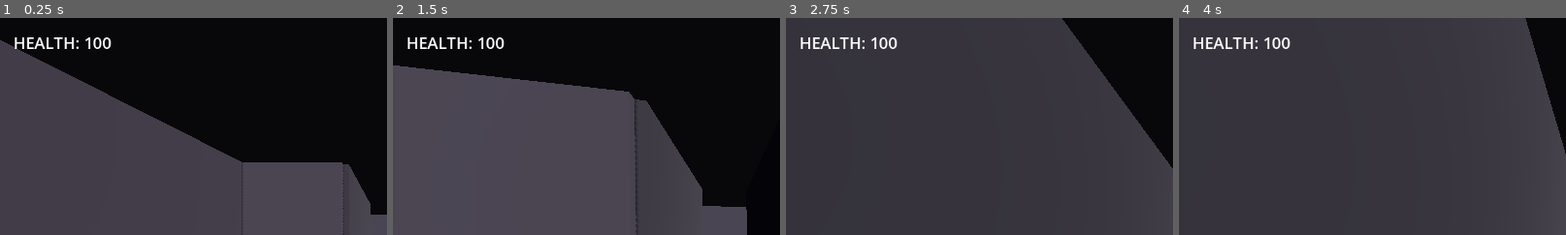
Above: before the commit, frames 1-4 (left to right).
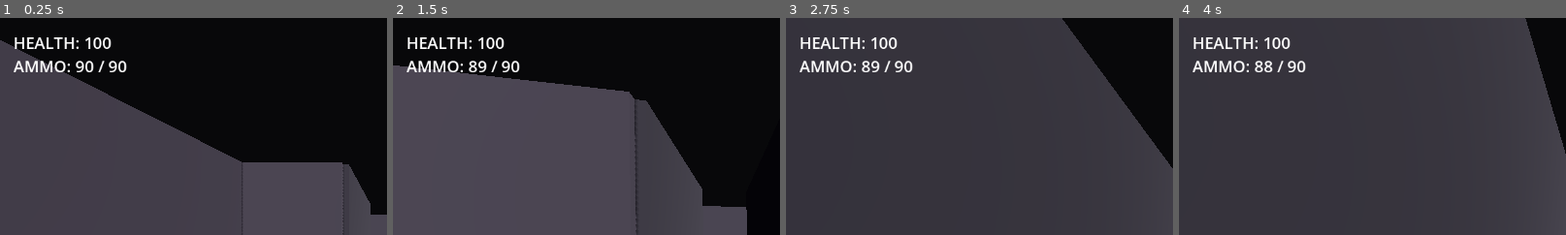
Above: after the commit, the same moments.

Repository: theKaganOz/the_seeds_of_the_future
Game: Godot game, scene res://scenes/Main.tscn
Same seed, same stepped clock (60 frames per second), same inputs: the game is played once before the commit and once after it.
Inputs (mouse positions are % of the whole screen's width and height, from its top left):
- Up to frame 1 (0.25 s): no input
- Up to frame 2 (1.5 s): tap Enter at 0.5 s; move the mouse to (49, 52) at 0.52 s; hold Ctrl (crouch) 0.53-1.28 s; hold W (move_forward) from 0.53 s (still down); tap Space (jump) at 0.77 s; move the mouse to (57, 51) at 1.27 s; click (57, 51) at 1.35 s
- Up to frame 3 (2.75 s): keep holding W (move_forward); tap Space (jump) at 1.52 s; move the mouse to (42, 49) at 2.02 s; hold Shift (walk) from 2.03 s (still down)
- Up to frame 4 (4 s): move the mouse to (51, 50) at 2.77 s; release W (move_forward) at 2.78 s; release Shift (walk) at 2.78 s; hold A (move_left) 2.78-3.53 s; tap Ctrl (crouch) at 2.85 s; tap Space (jump) at 3.02, 3.77 s; move the mouse to (46, 48) at 3.52 s; press the mouse at (46, 48) at 3.53 s; hold W (move_forward) from 3.53 s (still down)
The pictures show only the part of the screen within x 0-50%, y 0-50%; the shares and areas given below are measured in that part.

The runs differ from the first frame. In frame 1, 0.8% of the frame differs, in the area x 3-33%, y 19-25%; in frame 2, 0.8%; in frame 3, 0.8%; in frame 4, 0.8%.

Commit message:
Aggro-based enemy targeting + shared squad ammo pool
Enemy targeting:
- enemy.gd: replaced hardcoded player-only targeting with aggro_target,
  defaulting to the player until something else damages them, then
  switching to whoever last hit them -- 'whoever's shooting' as designed.
  Falls back to player if the current target becomes invalid.
- take_damage(amount, attacker) now records who dealt the hit; player.gd
  and teammate.gd both pass  when they land a shot.
- Necessary follow-on: teammate.gd needed a take_damage() of its own --
  without it, an enemy whose aggro switched to the teammate would get
  stuck trying and failing to attack forever. Health tracking only, no
  incapacitation/death logic -- that's the separate locked mechanic
  (revive, all-four-down = restart) that isn't built yet.

Shared ammo pool:
- scripts/squad_inventory.gd: single shared ammo count as an autoload
  singleton. This is the simplest honest version of 'shared squad
  inventory' given there's no distinct typed-weapon system yet (still a
  separate, deferred piece of the roadmap) -- one pool, both the player's
  shot and the teammate's attack draw from it.
- HUD now shows ammo alongside health.

Tests:
- test_aggro.gd: confirms default-to-player and switch-on-damage.
- test_ammo.gd: confirms the pool is genuinely shared across both
  characters and that hitting zero stops further damage from either.
  (Caught a real test-harness gap along the way: Timer nodes don't count
  down under manually-stepped _physics_process calls, so the first version
  of this test only ever fired one shot -- fixed by forcing the cooldown
  gate per iteration, since this test is about ammo sharing, not attack
  pacing.)

Full test suite (8 files) passes; check-only and a 90-frame simulated run
are both clean.

Diff:
--- a/project.godot
+++ b/project.godot
@@ -8,6 +8,10 @@
 config/name="DoomPrototype"
 run/main_scene="res://scenes/Main.tscn"
 config/features=PackedStringArray("4.2", "Forward Plus")
+
+[autoload]
+
+SquadInventory="*res://scripts/squad_inventory.gd"
 
 [input]
 
--- a/scenes/HUD.tscn
+++ b/scenes/HUD.tscn
@@ -12,3 +12,11 @@
 offset_bottom = 60.0
 theme_override_font_sizes/font_size = 24
 text = "HEALTH: 100"
+
+[node name="AmmoLabel" type="Label" parent="."]
+offset_left = 20.0
+offset_top = 55.0
+offset_right = 260.0
+offset_bottom = 95.0
+theme_override_font_sizes/font_size = 24
+text = "AMMO: 90 / 90"
--- a/scripts/enemy.gd
+++ b/scripts/enemy.gd
@@ -11,6 +11,7 @@
 var health := MAX_HEALTH
 var can_attack := true
 var player: Node3D
+var aggro_target: Node3D
 
 @onready var attack_timer: Timer = $AttackCooldown
 @onready var mesh: MeshInstance3D = $MeshInstance3D
@@ -18,6 +19,7 @@
 func _ready() -> void:
 	add_to_group("enemy")
 	player = get_tree().get_first_node_in_group("player")
+	aggro_target = player
 	attack_timer.wait_time = ATTACK_COOLDOWN
 	attack_timer.one_shot = true
 	attack_timer.timeout.connect(func(): can_attack = true)
@@ -35,16 +37,19 @@
 	if not is_on_floor():
 		velocity.y -= gravity * delta
 
-	if player and is_instance_valid(player):
-		var to_player := player.global_position - global_position
-		var dist := to_player.length()
+	if not is_instance_valid(aggro_target):
+		aggro_target = player
+
+	if aggro_target and is_instance_valid(aggro_target):
+		var to_target := aggro_target.global_position - global_position
+		var dist := to_target.length()
 
 		if dist <= SIGHT_RANGE:
-			var dir := to_player.normalized()
+			var dir := to_target.normalized()
 			if dist > ATTACK_RANGE:
 				velocity.x = dir.x * SPEED
 				velocity.z = dir.z * SPEED
-				look_at_from_position(global_position, Vector3(player.global_position.x, global_position.y, player.global_position.z), Vector3.UP)
+				look_at_from_position(global_position, Vector3(aggro_target.global_position.x, global_position.y, aggro_target.global_position.z), Vector3.UP)
 			else:
 				velocity.x = 0
 				velocity.z = 0
@@ -59,11 +64,13 @@
 func _attack() -> void:
 	can_attack = false
 	attack_timer.start()
-	if player.has_method("take_damage"):
-		player.take_damage(ATTACK_DAMAGE)
+	if aggro_target.has_method("take_damage"):
+		aggro_target.take_damage(ATTACK_DAMAGE)
 
-func take_damage(amount: int) -> void:
+func take_damage(amount: int, attacker: Node3D = null) -> void:
 	health -= amount
+	if attacker and is_instance_valid(attacker):
+		aggro_target = attacker
 	mesh.material_override.albedo_color = Color(1, 0.4, 0.4)
 	get_tree().create_timer(0.08).timeout.connect(func():
 		if is_instance_valid(self):
--- a/scripts/hud.gd
+++ b/scripts/hud.gd
@@ -1,6 +1,14 @@
 extends CanvasLayer
 
 @onready var health_label: Label = $HealthLabel
+@onready var ammo_label: Label = $AmmoLabel
+
+func _ready() -> void:
+	SquadInventory.ammo_changed.connect(_on_ammo_changed)
+	_on_ammo_changed(SquadInventory.ammo, SquadInventory.MAX_AMMO)
 
 func set_health(value: int) -> void:
 	health_label.text = "HEALTH: %d" % value
+
+func _on_ammo_changed(current: int, max_ammo: int) -> void:
+	ammo_label.text = "AMMO: %d / %d" % [current, max_ammo]
--- a/scripts/player.gd
+++ b/scripts/player.gd
@@ -102,6 +102,8 @@
 	ceiling_check.position.y = capsule.height + collision_shape.position.y
 
 func _fire() -> void:
+	if not SquadInventory.try_consume(1):
+		return
 	can_shoot = false
 	shoot_timer.start()
 
@@ -109,7 +111,7 @@
 	if muzzle_ray.is_colliding():
 		var target := muzzle_ray.get_collider()
 		if target and target.has_method("take_damage"):
-			target.take_damage(SHOOT_DAMAGE)
+			target.take_damage(SHOOT_DAMAGE, self)
 
 func take_damage(amount: int) -> void:
 	health = max(0, health - amount)
--- /dev/null
+++ b/scripts/squad_inventory.gd
@@ -0,0 +1,30 @@
+extends Node
+
+## Shared squad ammo pool. Both the player's weapon and the teammate's
+## attack draw from this single count -- this is the simplest honest version
+## of "shared squad inventory" given the game doesn't have distinct typed
+## weapons yet (that's the data-driven weapon layer, still a separate,
+## deferred piece of the roadmap). Register as an autoload singleton
+## (project.godot [autoload] section) so any script can reach it as
+## `SquadInventory` without a node reference.
+
+signal ammo_changed(current: int, max_ammo: int)
+
+const MAX_AMMO := 90
+
+var ammo := MAX_AMMO
+
+func try_consume(amount: int = 1) -> bool:
+	if ammo >= amount:
+		ammo -= amount
+		ammo_changed.emit(ammo, MAX_AMMO)
+		return true
+	return false
+
+func add_ammo(amount: int) -> void:
+	ammo = clampi(ammo + amount, 0, MAX_AMMO)
+	ammo_changed.emit(ammo, MAX_AMMO)
+
+func reset() -> void:
+	ammo = MAX_AMMO
+	ammo_changed.emit(ammo, MAX_AMMO)
--- a/scripts/teammate.gd
+++ b/scripts/teammate.gd
@@ -14,11 +14,13 @@
 const ENGAGE_RANGE := 15.0
 const ATTACK_DAMAGE := 20
 const ATTACK_COOLDOWN := 0.8
+const MAX_HEALTH := 80
 
 var gravity: float = ProjectSettings.get_setting("physics/3d/default_gravity", 18.0)
 var player: Node3D
 var can_attack := true
 var current_target: Node3D = null
+var health := MAX_HEALTH
 
 # Present now so future systems (compliance-driven commands, revive,
 # morale) read from real per-teammate state instead of being retrofitted.
@@ -95,11 +97,11 @@
 	velocity.z = move_toward(velocity.z, 0, SPEED)
 	look_at_from_position(global_position, Vector3(target.global_position.x, global_position.y, target.global_position.z), Vector3.UP)
 
-	if can_attack:
+	if can_attack and SquadInventory.try_consume(1):
 		can_attack = false
 		attack_timer.start()
 		if target.has_method("take_damage"):
-			target.take_damage(ATTACK_DAMAGE)
+			target.take_damage(ATTACK_DAMAGE, self)
 
 func _follow(target: Node3D) -> void:
 	var to_target: Vector3 = target.global_position - global_position
@@ -115,3 +117,16 @@
 	elif dist < STOP_DISTANCE:
 		velocity.x = move_toward(velocity.x, 0, SPEED)
 		velocity.z = move_toward(velocity.z, 0, SPEED)
+
+# Health tracking only -- NOT incapacitation. The locked design calls for
+# no permanent death, teammates go down and are revivable, with all-four-
+# down triggering a level restart. That whole system doesn't exist yet;
+# this just stops health going negative and gives a visible hit reaction
+# so enemy aggro switching to the teammate isn't a dead-end interaction.
+func take_damage(amount: int, attacker: Node3D = null) -> void:
+	health = max(0, health - amount)
+	mesh.material_override.albedo_color = Color(0.6, 0.65, 0.95)
+	get_tree().create_timer(0.08).timeout.connect(func():
+		if is_instance_valid(self):
+			mesh.material_override.albedo_color = Color(0.2, 0.45, 0.75)
+	)
--- /dev/null
+++ b/scripts/tests/test_aggro.gd
@@ -0,0 +1,47 @@
+extends SceneTree
+
+# Run: godot --headless --path . --script scripts/tests/test_aggro.gd
+# Confirms: (1) an untouched enemy defaults to targeting the player, and
+# (2) taking damage from the teammate switches its aggro target to the
+# teammate, even with the player also present.
+
+func _initialize() -> void:
+	call_deferred("_run_test")
+
+func _run_test() -> void:
+	var main_scene := load("res://scenes/Main.tscn") as PackedScene
+	var main: Node = main_scene.instantiate()
+	get_root().add_child(main)
+
+	var player: Node3D = main.get_node("Player")
+	var teammate: Node3D = main.get_node("Teammate")
+	var enemy_scene := load("res://scenes/Enemy.tscn") as PackedScene
+	var enemy = enemy_scene.instantiate()
+	main.add_child(enemy)
+
+	player.global_position = Vector3(0, 1, 0)
+	teammate.global_position = Vector3(5, 1, 0)
+	enemy.global_position = Vector3(0, 1, 5)
+
+	var failures := 0
+
+	if is_instance_valid(enemy.aggro_target) and enemy.aggro_target == player:
+		print("  PASS  untouched enemy defaults aggro to player")
+	else:
+		print("  FAIL  untouched enemy aggro is not the player")
+		failures += 1
+
+	enemy.take_damage(10, teammate)
+
+	if enemy.aggro_target == teammate:
+		print("  PASS  aggro switched to teammate after taking damage from them")
+	else:
+		print("  FAIL  aggro did not switch to teammate")
+		failures += 1
+
+	print("")
+	if failures == 0:
+		print("ALL AGGRO TESTS PASSED")
+	else:
+		print("%d AGGRO TEST(S) FAILED" % failures)
+	quit()
--- /dev/null
+++ b/scripts/tests/test_ammo.gd
@@ -0,0 +1,54 @@
+extends SceneTree
+
+# Run: godot --headless --path . --script scripts/tests/test_ammo.gd
+# Confirms the ammo pool is genuinely shared: teammate fire consumes from
+# the same pool the player draws from, and hitting zero stops further
+# damage from either.
+
+func _initialize() -> void:
+	call_deferred("_run_test")
+
+func _run_test() -> void:
+	var main_scene := load("res://scenes/Main.tscn") as PackedScene
+	var main: Node = main_scene.instantiate()
+	get_root().add_child(main)
+
+	var teammate: Node3D = main.get_node("Teammate")
+	var enemy_scene := load("res://scenes/Enemy.tscn") as PackedScene
+	var enemy = enemy_scene.instantiate()
+	main.add_child(enemy)
+
+	teammate.global_position = Vector3(-3, 1, 0)
+	enemy.global_position = Vector3(0, 1, 0)
+
+	get_root().get_node("SquadInventory").ammo = 3
+	var failures := 0
+
+	print("Starting ammo: %d" % get_root().get_node("SquadInventory").ammo)
+	for i in range(300):
+		teammate.can_attack = true
+		teammate._physics_process(1.0 / 60.0)
+
+	print("Ammo after combat: %d" % get_root().get_node("SquadInventory").ammo)
+	if get_root().get_node("SquadInventory").ammo == 0:
+		print("  PASS  shared pool depleted to zero")
+	else:
+		print("  FAIL  pool did not deplete correctly (%d remaining)" % get_root().get_node("SquadInventory").ammo)
+		failures += 1
+
+	var health_at_empty: int = enemy.health
+	for i in range(60):
+		teammate.can_attack = true
+		teammate._physics_process(1.0 / 60.0)
+	if enemy.health == health_at_empty:
+		print("  PASS  no further damage dealt once ammo hit zero")
+	else:
+		print("  FAIL  damage still dealt with zero ammo (%d -> %d)" % [health_at_empty, enemy.health])
+		failures += 1
+
+	print("")
+	if failures == 0:
+		print("ALL AMMO TESTS PASSED")
+	else:
+		print("%d AMMO TEST(S) FAILED" % failures)
+	quit()
